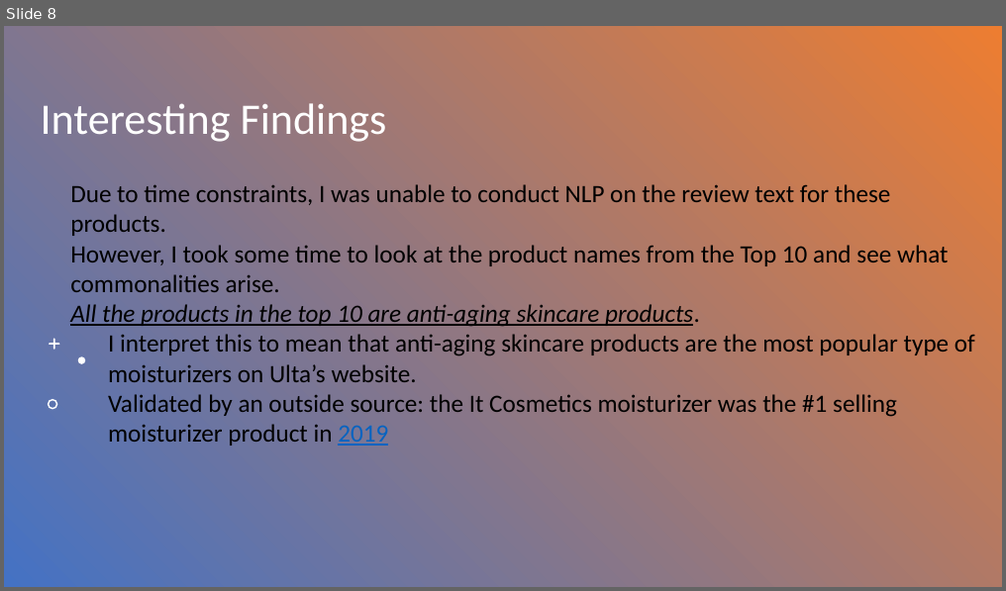
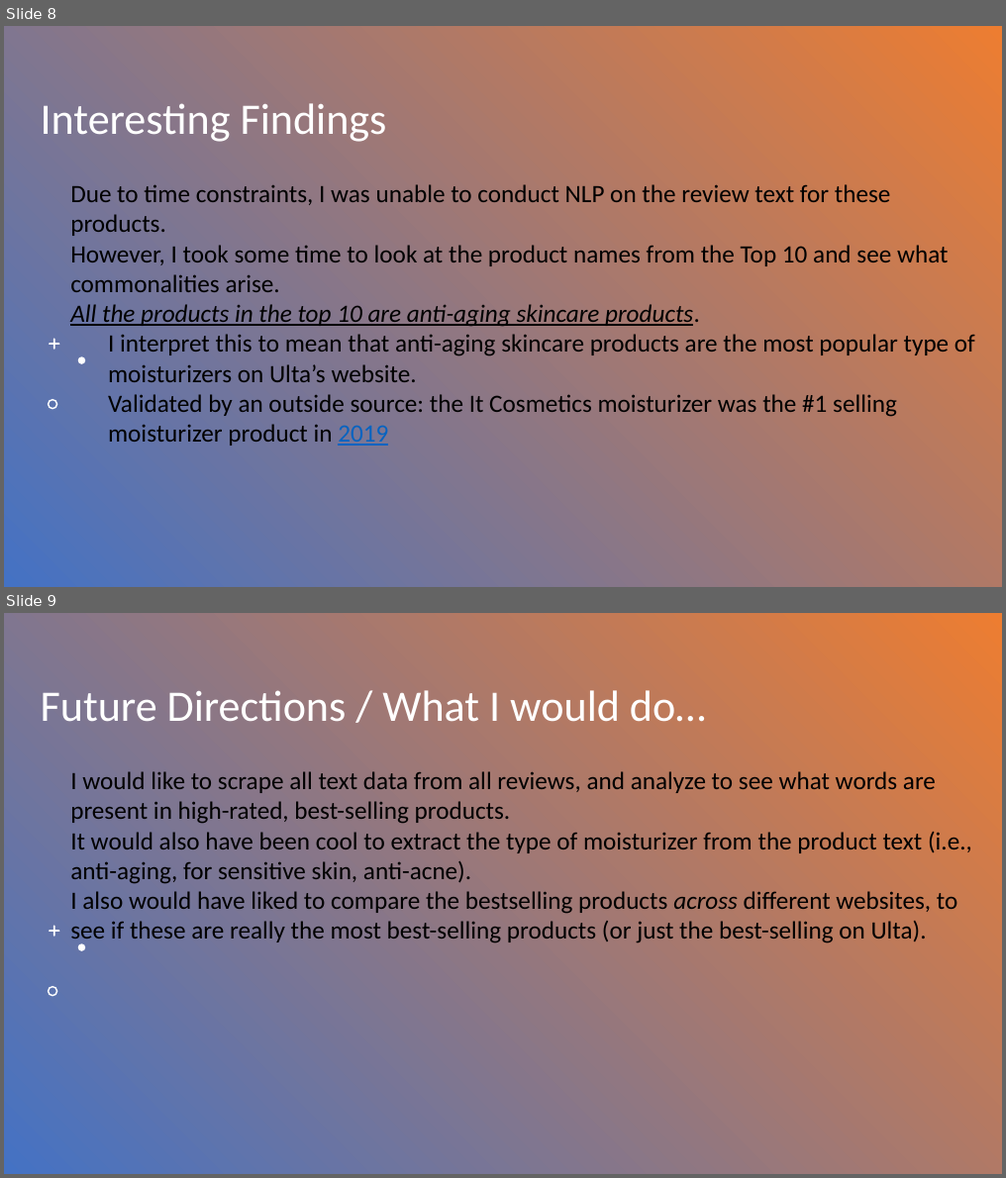
Before and after one commit to caseyahoffman/webscraping, a slide deck: ulta-presentation.pptx. Shown one above the other, each under a label of ours: slide 8 before the commit, slides 8 and 9 after it. The pictures are 1006x591 and 1006x1178 pixels, drawn with LibreOffice and Linux fonts; fonts in the diff are those of the drawing. Boxes give left, top, right and bottom in pixels: in the first picture for what was removed or moved away, otherwise in the second. Text is boxed around its words. In the diff, an @@ line names an element or a change of style, - is before the commit and + after.

Commit message:
finished slides

```diff
--- a/ulta-presentation.pptx
+++ b/ulta-presentation.pptx
@@ slide 9 added at [4,613,1002,1174], background #FFFFFF @@
@@ rectangle added at [4,613,1002,1174], fill gradient #4472C4 to #ED7D31 @@
@@ title added at [41,690,706,722], 42 pt, text #FFFFFF @@
+Future Directions / What I would do…
@@ text added at [70,771,972,946], 24 pt, text #000000 @@
+I would like to scrape all text data from all reviews, and analyze to see what words are present in high-rated, best-selling products.
+It would also have been cool to extract the type of moisturizer from the product text (i.e., anti-aging, for sensitive skin, anti-acne).
+I also would have liked to compare the bestselling products across different websites, to see if these are really the most best-selling products (or just the best-selling on Ulta).
@@ freeform shape added at [49,925,60,937], fill #FFFFFF @@
@@ freeform shape added at [78,944,85,952], fill #FFFFFF @@
@@ freeform shape added at [48,986,57,997], fill #FFFFFF @@
```
